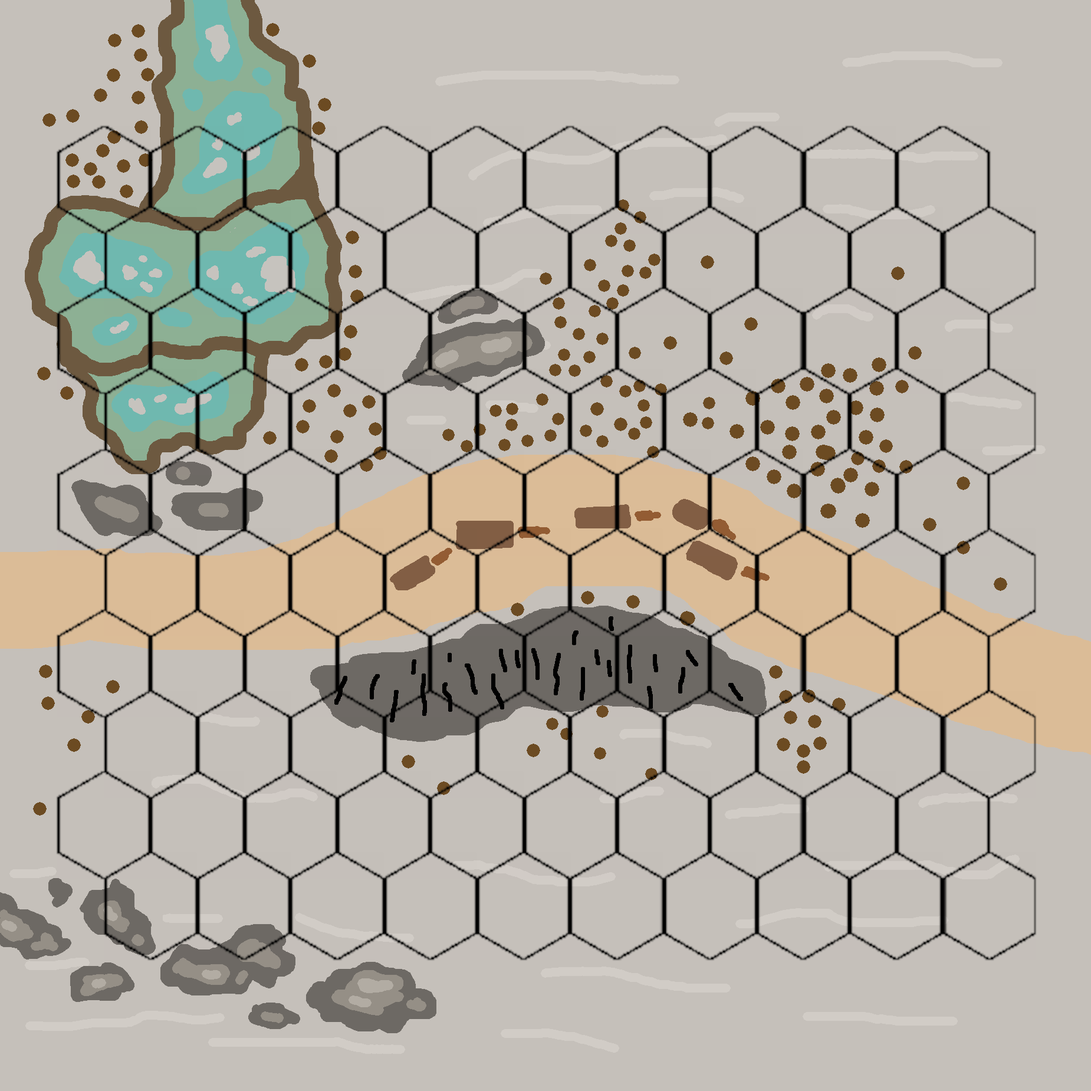
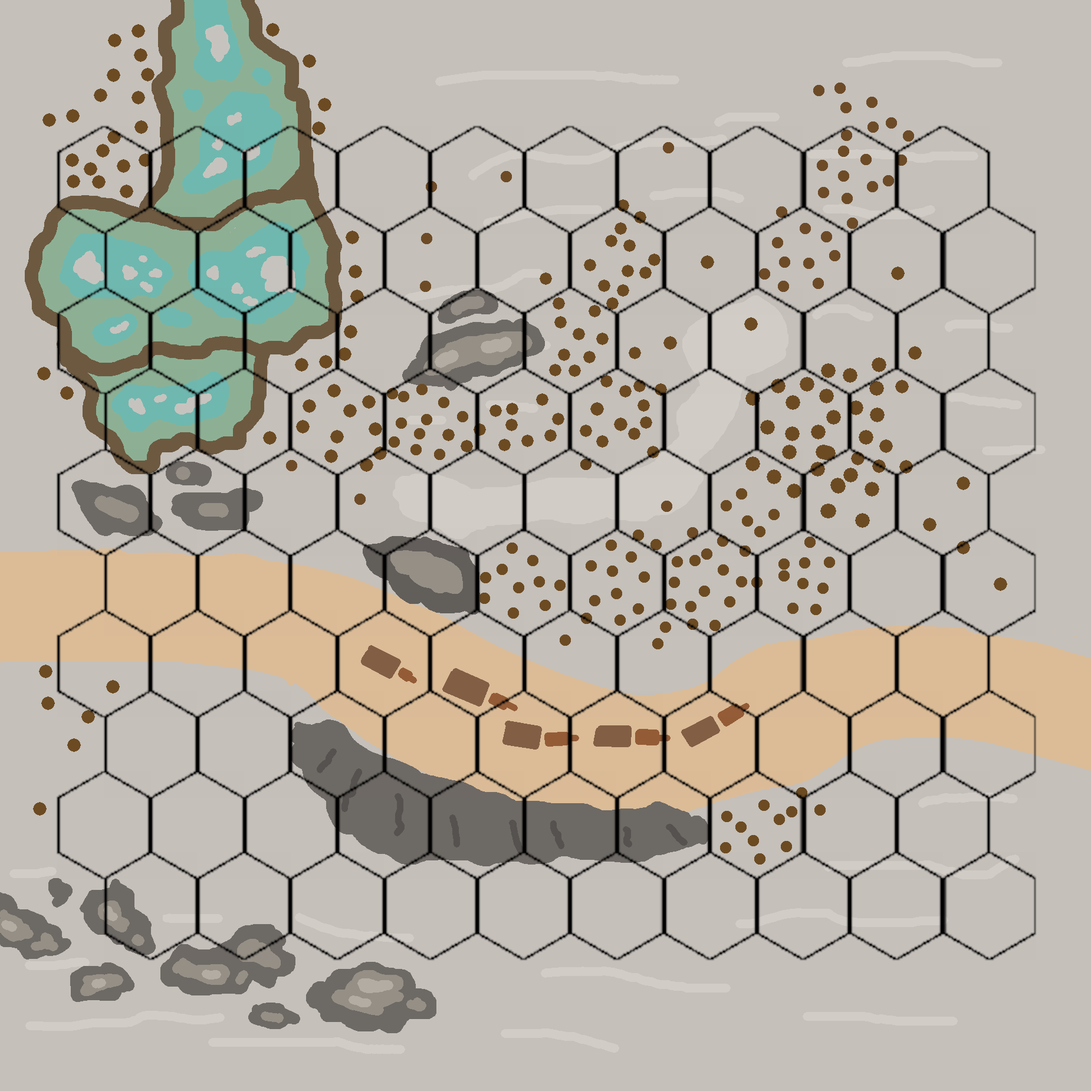
Before/after of a 1091x1091 layered artwork. What changed in the layer stack:
painted on "ColourMap" over [0, 82, 1091, 887]
